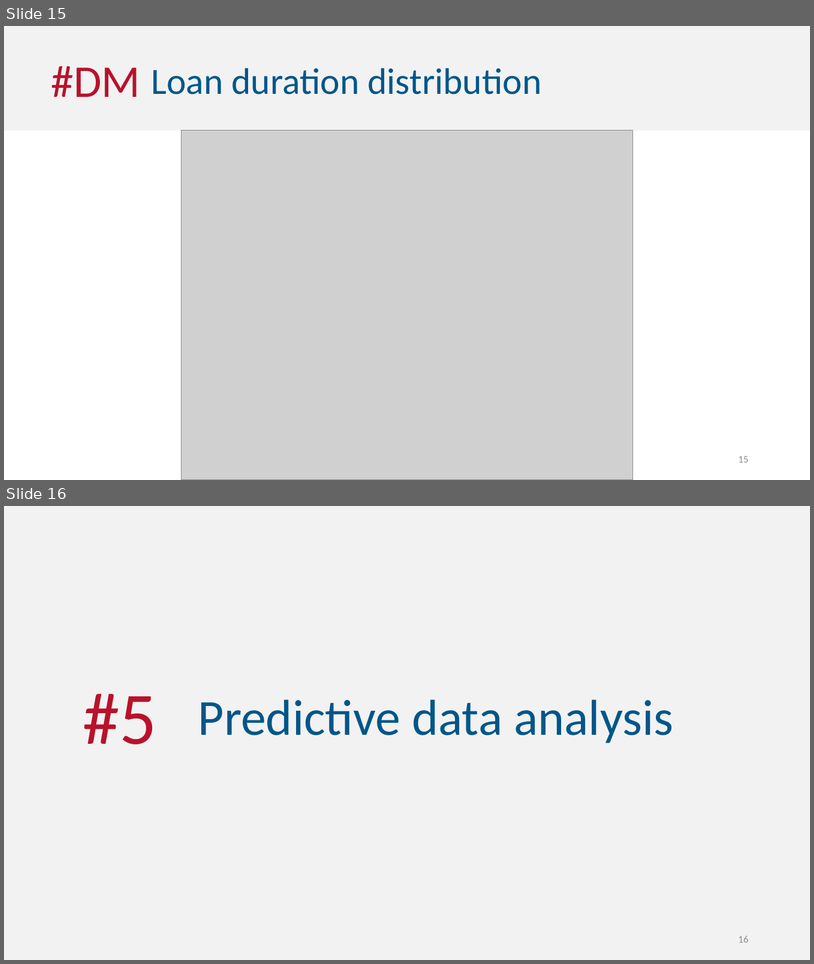
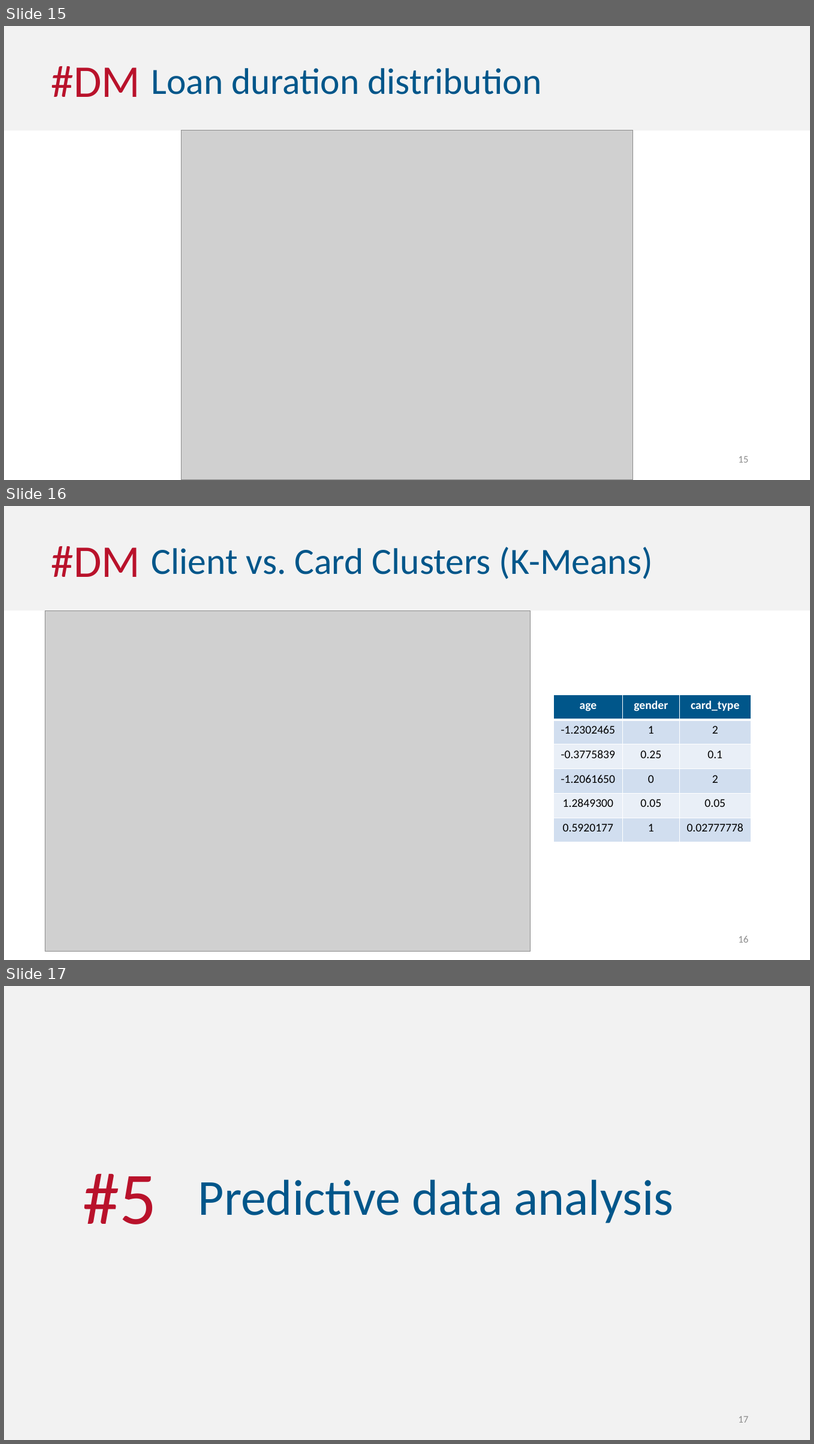
Before and after one commit to mfvfontes/2016_ECAC_G02, a slide deck: presentation/presentation.pptx. Shown one above the other, each under a label of ours: slides 15 and 16 before the commit, slides 15, 16 and 17 after it. The pictures are 814x964 and 814x1444 pixels, drawn with LibreOffice and Linux fonts; fonts in the diff are those of the drawing; grey boxes stand for pictures. Boxes give left, top, right and bottom in pixels: in the first picture for what was removed or moved away, otherwise in the second. Text is boxed around its words. In the diff, an @@ line names an element or a change of style, - is before the commit and + after.

Commit message:
Updates on presentation. Clusters.

```diff
--- a/presentation/presentation.pptx
+++ b/presentation/presentation.pptx
@@ slide 16 added at bbox=[4, 506, 810, 960], background #FFFFFF @@
@@ rectangle added at bbox=[4, 506, 810, 610], fill #F2F2F2 @@
@@ text added at bbox=[51, 546, 141, 577], 54 pt, text #B9122B @@
+#DM
@@ text added at bbox=[152, 547, 653, 579], 44 pt, text #00568A @@
+Client vs. Card Clusters (K-Means)
@@ picture added at bbox=[45, 610, 530, 951] @@
@@ table added at bbox=[554, 695, 751, 842], 6 rows, 3 columns @@
+age | gender | card_type
+-1.2302465 | 1 | 2
+-0.3775839 | 0.25 | 0.1
+-1.2061650 | 0 | 2
+1.2849300 | 0.05 | 0.05
+0.5920177 | 1 | 0.02777778
@@ page number added at bbox=[738, 936, 749, 942], 12 pt, text #8C8C8C @@
+16
@@ what was slide 16 is now slide 17 @@
@@ page number at bbox=[738, 1416, 749, 1422]: text changed @@
-16
+17
```
Also in this commit, not shown: 4 other slides added, 3 other files.
